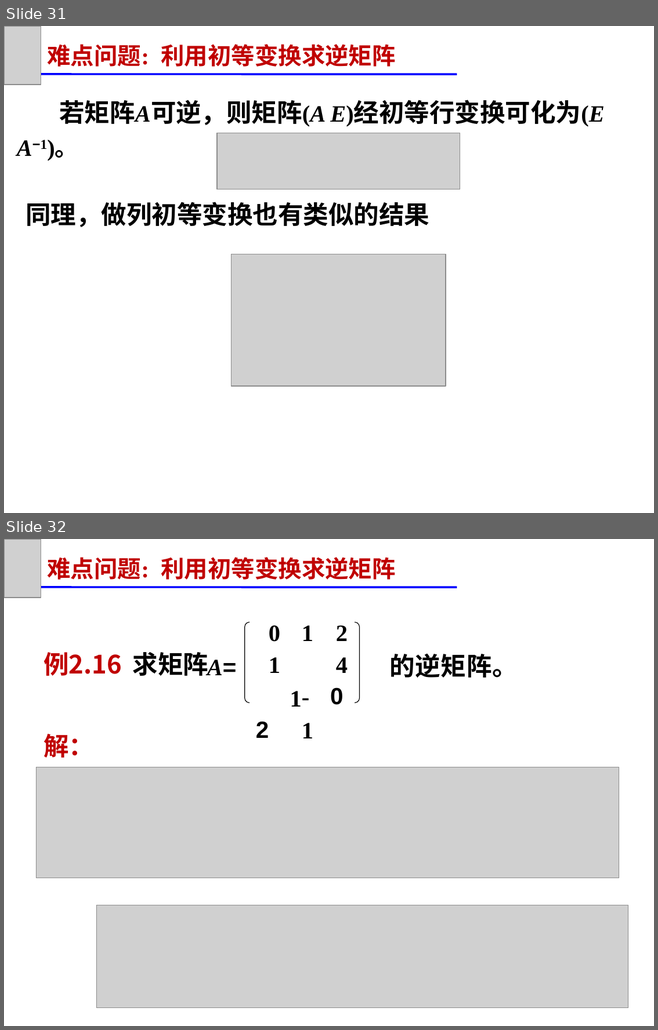
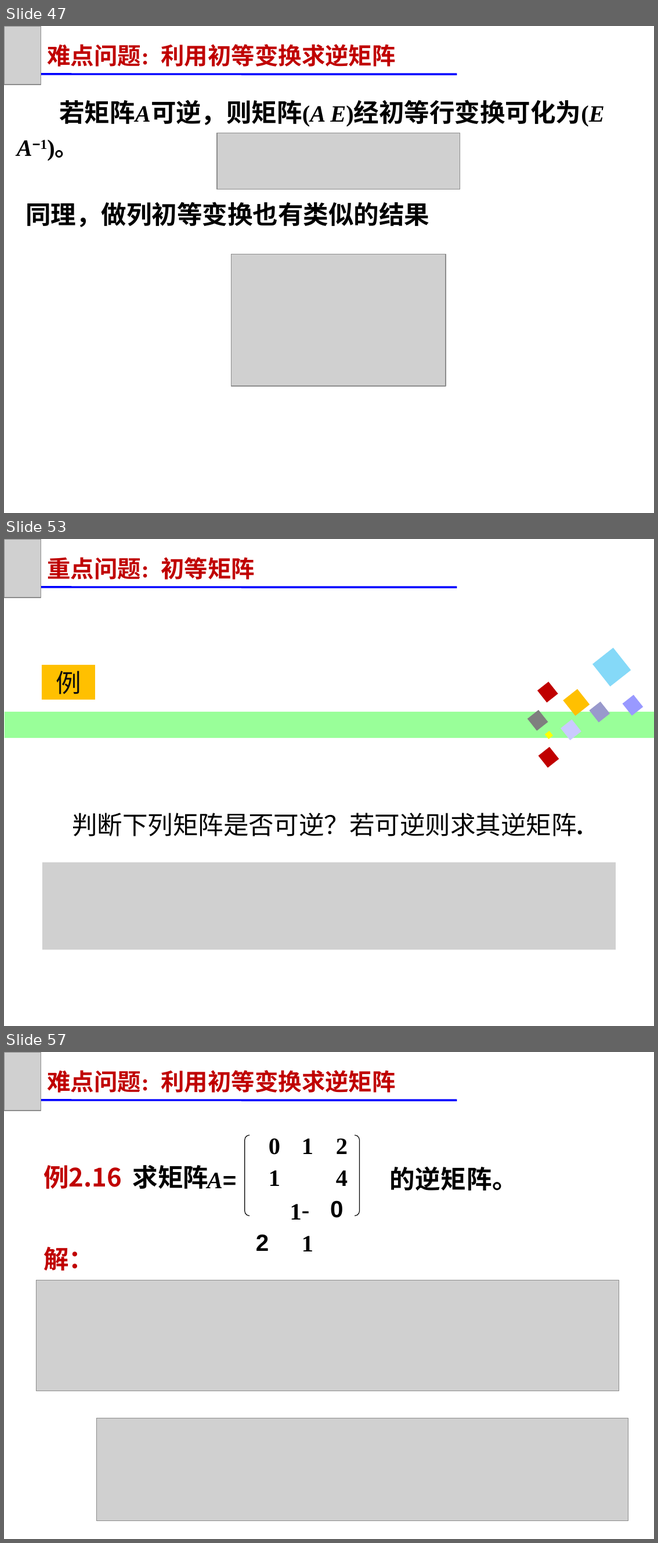
Before and after one commit to zeemeil/zeemeil.github.io, a slide deck: files/2025_2_LM/1031_0205.pptx. Shown one above the other, each under a label of ours: slides 31 and 32 before the commit, slides 47, 53 and 57 after it; the slides between them are not shown. The pictures are 658x1030 and 658x1543 pixels, drawn with LibreOffice and Linux fonts; fonts in the diff are those of the drawing; grey boxes stand for pictures. Boxes give left, top, right and bottom in pixels: in the first picture for what was removed or moved away, otherwise in the second. Text is boxed around its words. In the diff, an @@ line names an element or a change of style, - is before the commit and + after.

```diff
--- a/files/2025_2_LM/1031_0205.pptx
+++ b/files/2025_2_LM/1031_0205.pptx
@@ slide 53 added at [4,539,654,1026], background #FFFFFF @@
@@ picture added at [4,539,41,598] @@
@@ text added at [48,557,255,580], 26 pt, text #C00000, bold @@
+重点问题: 初等矩阵
@@ line added from (10, 587) to (457, 587), #0000FF 2.25 pt @@
@@ rectangle added at [41,664,95,700], fill #FFC000, outline #FFFFFF 0.25 pt, 28 pt, text #0D0D0D @@
+例
@@ group added at [509,647,643,773]: 11 rectangles @@
@@ rectangle added at [5,712,654,738], fill #99FF99 @@
@@ text added at [72,813,583,837], 28 pt, text #000000 @@
+判断下列矩阵是否可逆？若可逆则求其逆矩阵.
@@ picture added at [42,863,615,950] @@
@@ what was slide 31 is now slide 47 @@
@@ what was slide 32 is now slide 57 @@
```
Also in this commit, not shown: 3 slides changed, 31 other slides added, 10 other files.
